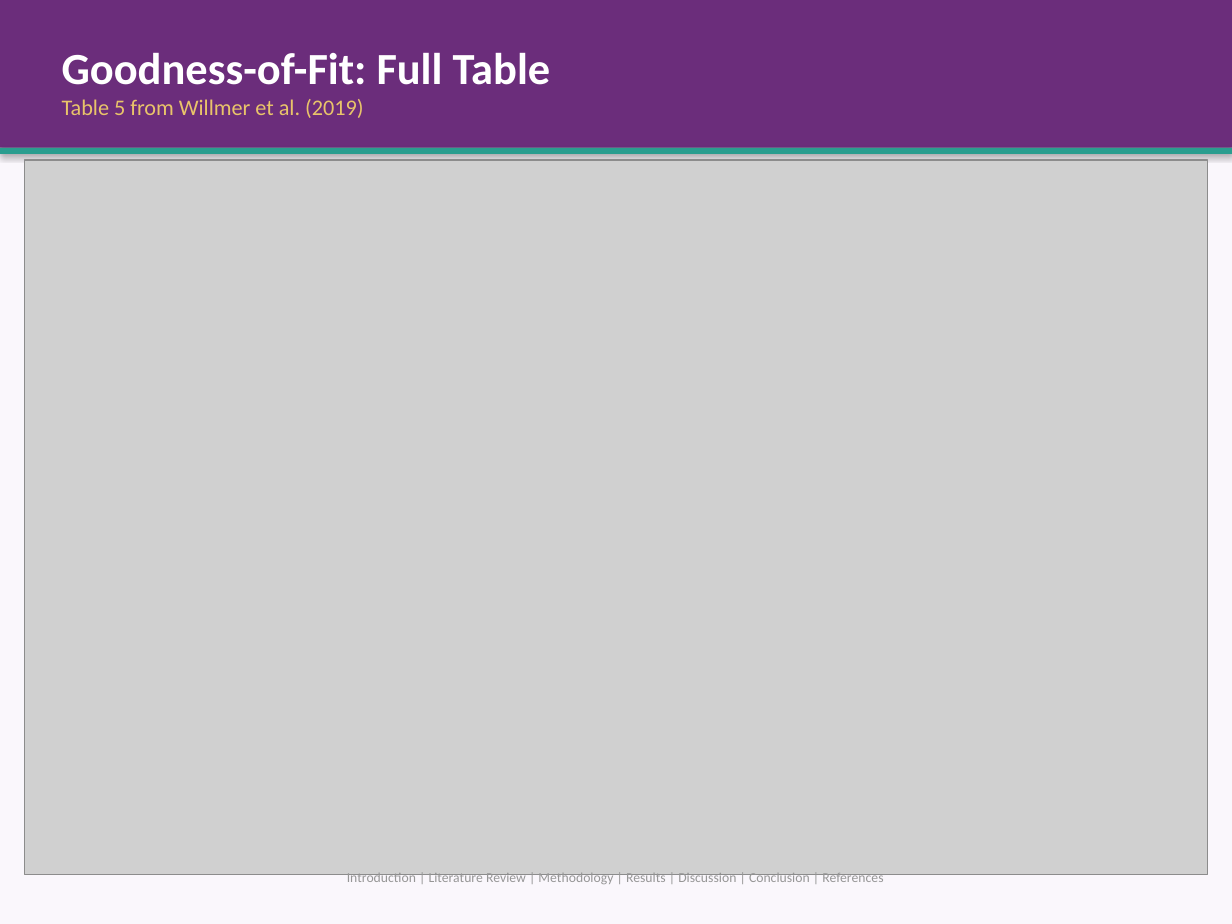
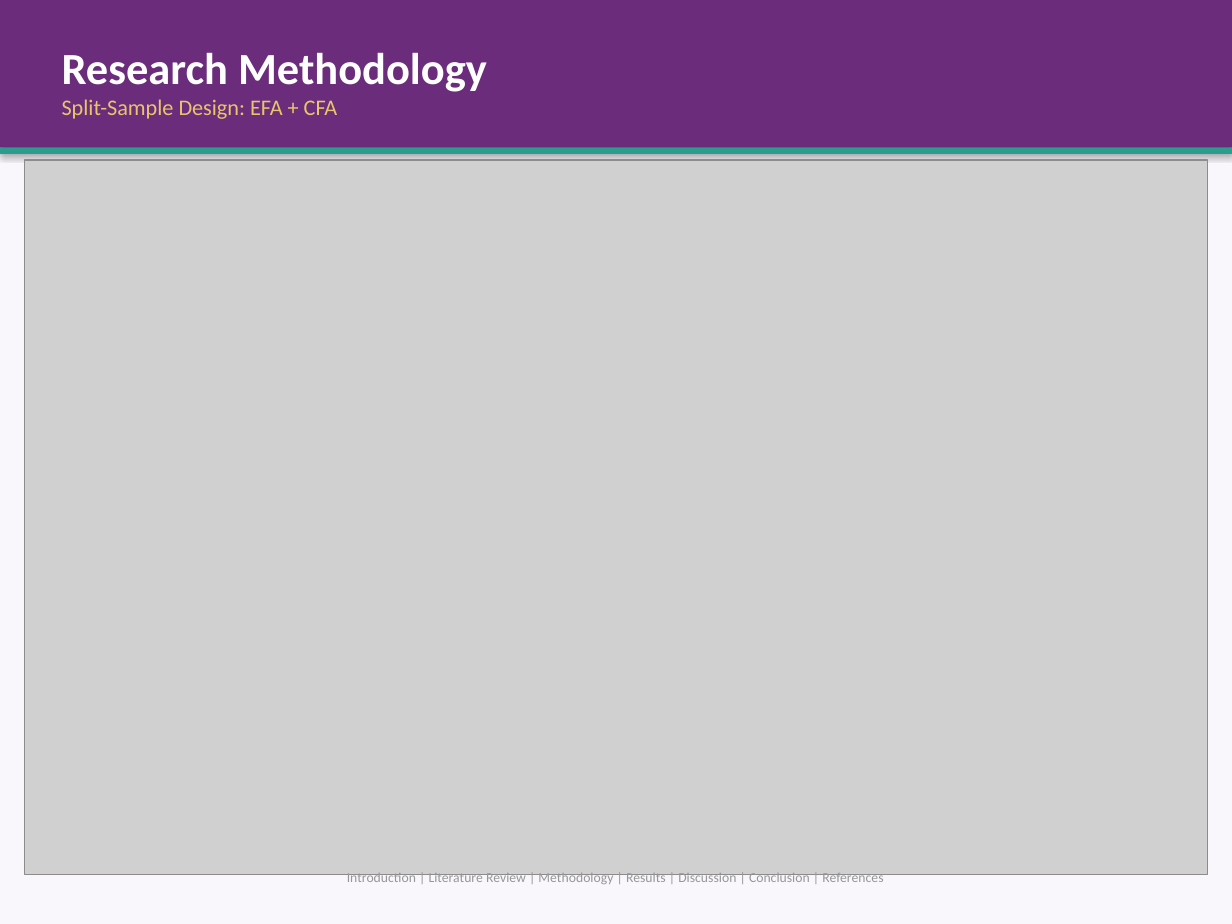
Before and after one commit to thenaivedetective/sp500-stock-performance, a slide deck: slide 6 of Factor_Analysis_Women_WorkEngagement_Presentation.pptx (slide 18 before the commit). Drawn at 1232x924 pixels with LibreOffice and Linux fonts; fonts in the diff are those of the drawing; grey boxes stand for pictures. Boxes give left, top, right and bottom in pixels: in the first picture for what was removed or moved away, otherwise in the second. Text is boxed around its words. In the diff, an @@ line names an element or a change of style, - is before the commit and + after.

```diff
--- a/Factor_Analysis_Women_WorkEngagement_Presentation.pptx
+++ b/Factor_Analysis_Women_WorkEngagement_Presentation.pptx
@@ text in rectangle at (62,52,487,119): text changed @@
-Goodness-of-Fit: Full Table
-Table 5 from Willmer et al. (2019)
+Research Methodology
+Split-Sample Design: EFA + CFA
```
Also in this commit, not shown: 1 other slide changed, 2 slides added, 1 slide removed, 4 other files.
